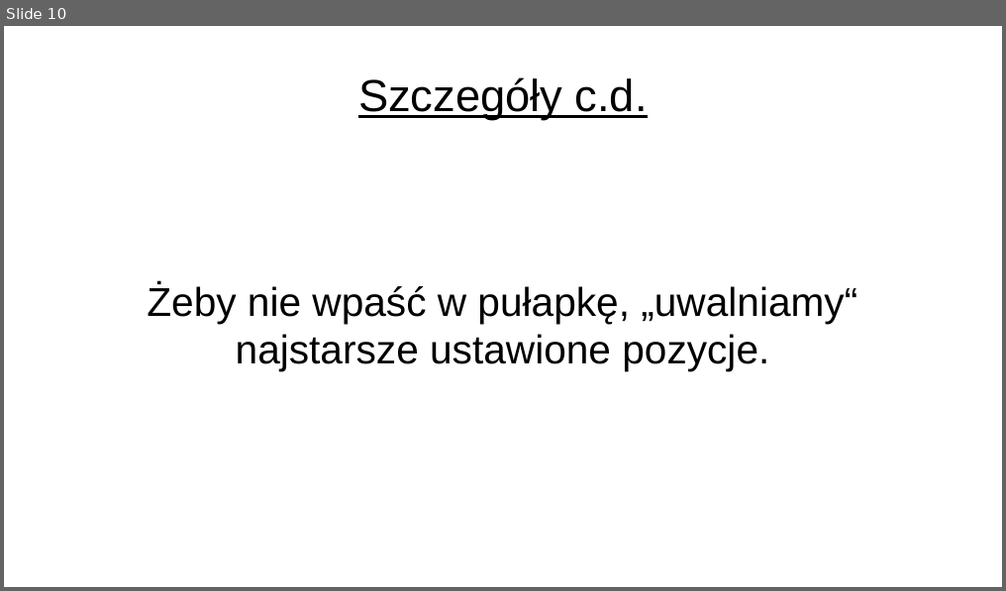
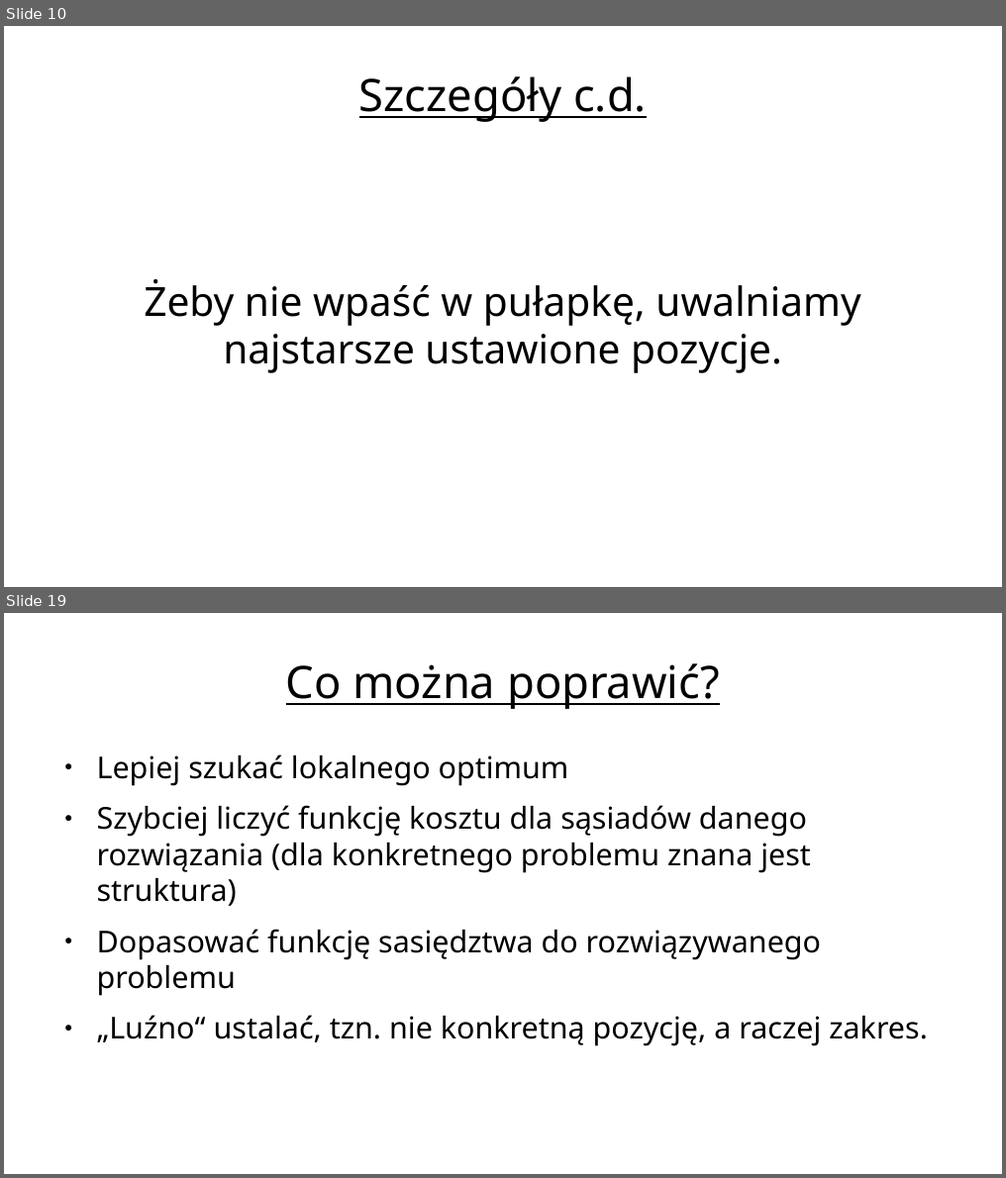
Before and after one commit to kele/metaheur_population_based, a slide deck: pres.odp. Shown one above the other, each under a label of ours: slide 10 before the commit, slides 10 and 19 after it; the slides between them are not shown. The pictures are 1006x591 and 1006x1178 pixels, drawn with LibreOffice and Linux fonts; fonts in the diff are those of the drawing; background and template pictures are left out. Boxes give left, top, right and bottom in pixels: in the first picture for what was removed or moved away, otherwise in the second. Text is boxed around its words. In the diff, an @@ line names an element or a change of style, - is before the commit and + after.

```diff
--- a/pres.odp
+++ b/pres.odp
@@ slide 19 added at (4, 613, 1002, 1174), background picture (left out) @@
@@ title added at (286, 663, 720, 709), 35.7 pt, text #000000, underline @@
+Co można poprawić?
@@ text added at (97, 755, 928, 1047), 24.1 pt, text #000000 @@
+● Lepiej szukać lokalnego optimum
+● Szybciej liczyć funkcję kosztu dla sąsiadów danego rozwiązania (dla konkretnego problemu znana jest struktura)
+● Dopasować funkcję sasiędztwa do rozwiązywanego problemu
+● „Luźno“ ustalać, tzn. nie konkretną pozycję, a raczej zakres.
@@ slide 10 changed as well @@
@@ title "Szczegóły c.d." at (359, 76, 647, 122): font Arial to Noto Sans @@
@@ subtitle at (144, 279, 860, 373): text changed; font Arial to Noto Sans @@
-Żeby nie wpaść w pułapkę, „uwalniamy“ najstarsze ustawione pozycje.
+Żeby nie wpaść w pułapkę, uwalniamy najstarsze ustawione pozycje.
```
Also in this commit, not shown: 8 other slides changed, 10 other slides added, 2 other files.
